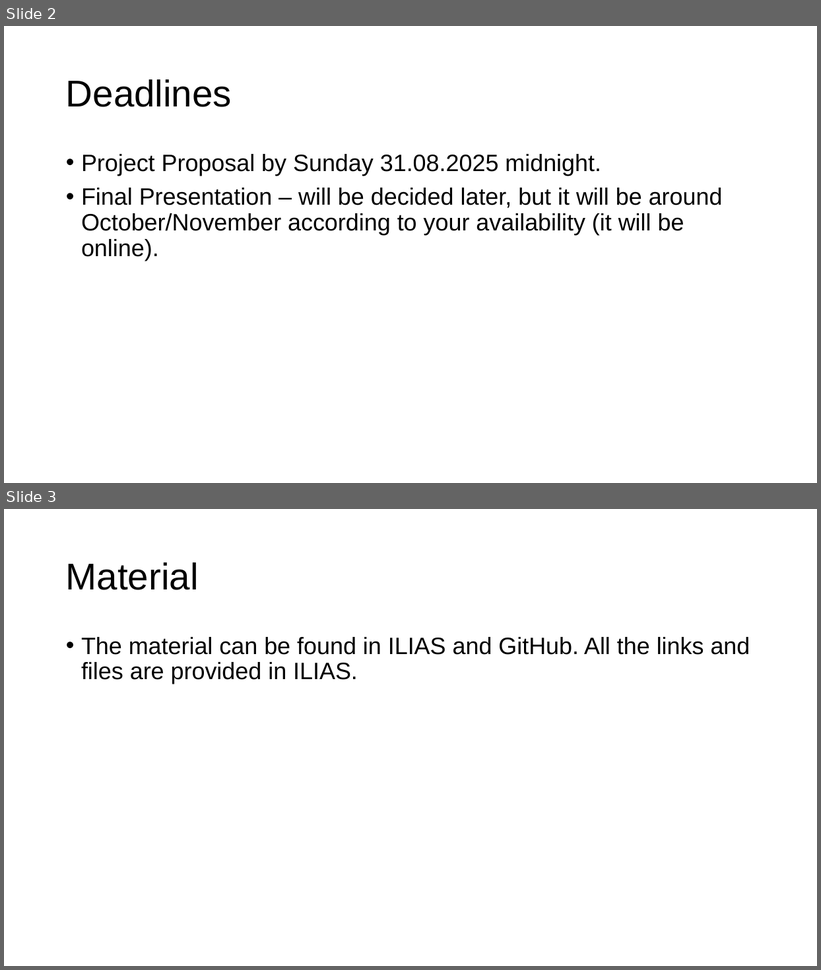
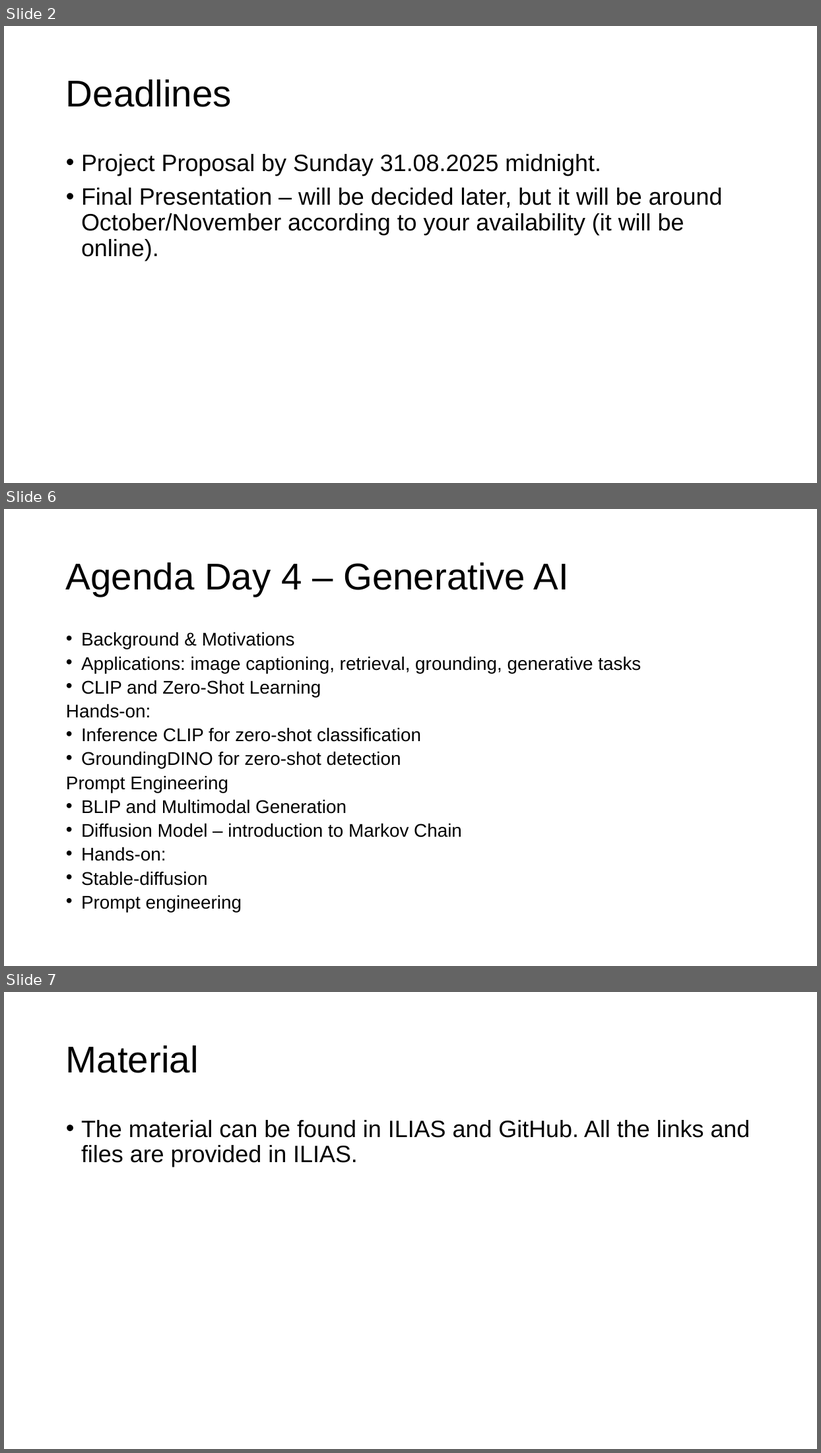
Before and after one commit to michelucci/HSLU-CV-Blockweek-Aug-2025, a slide deck: CV-Blockweek-Administration.pptx. Shown one above the other, each under a label of ours: slides 2 and 3 before the commit, slides 2, 6 and 7 after it; the slides between them are not shown. The pictures are 821x970 and 821x1453 pixels, drawn with LibreOffice and Linux fonts; fonts in the diff are those of the drawing; background and template pictures are left out. Boxes give left, top, right and bottom in pixels: in the first picture for what was removed or moved away, otherwise in the second. Text is boxed around its words. In the diff, an @@ line names an element or a change of style, - is before the commit and + after.

```diff
--- a/CV-Blockweek-Administration.pptx
+++ b/CV-Blockweek-Administration.pptx
@@ slide 6 added at bbox=[4, 509, 817, 966], background #FFFFFF @@
@@ title added at bbox=[66, 562, 569, 596], 44 pt, text #000000 @@
+Agenda Day 4 – Generative AI
@@ text added at bbox=[66, 632, 641, 912], 21.7 pt, text #000000 @@
+• Background & Motivations
+• Applications: image captioning, retrieval, grounding, generative tasks
+• CLIP and Zero-Shot Learning
+Hands-on:
+• Inference CLIP for zero-shot classification
+• GroundingDINO for zero-shot detection
+Prompt Engineering
+• BLIP and Multimodal Generation
+• Diffusion Model – introduction to Markov Chain
+• Hands-on:
+• Stable-diffusion
+• Prompt engineering
@@ what was slide 3 is now slide 7 @@
```
Also in this commit, not shown: 3 other slides added.
